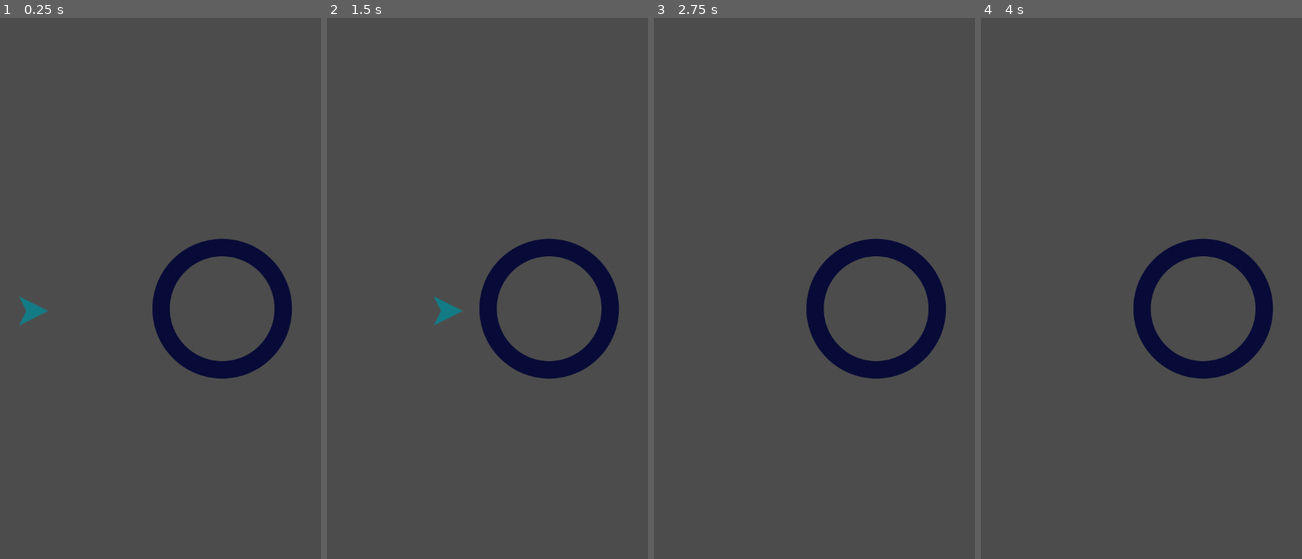
Above: before the commit, frames 1-4 (left to right).
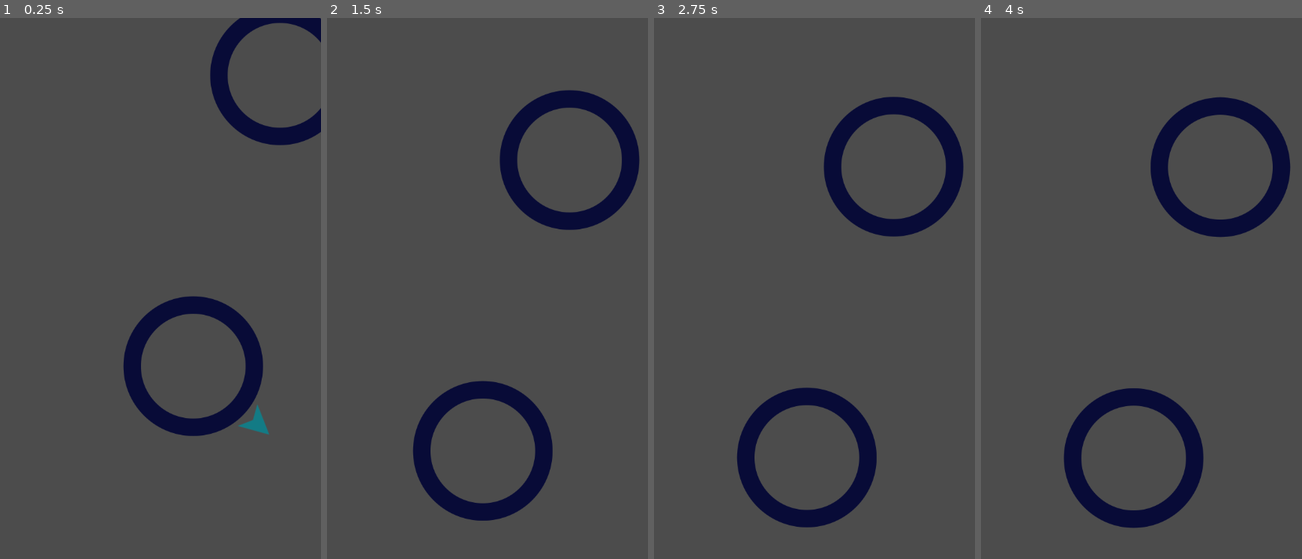
Above: after the commit, the same moments.

Repository: iustin-nita/Godot-Mobile-Game
Game: Godot game, scene res://Main.tscn
Same seed, same stepped clock (60 frames per second), same inputs: the game is played once before the commit and once after it. Before the commit the project has no main scene; this scene is started directly in both runs.
Inputs (mouse positions are in pixels of both pictures, inside the frame that each line leads up to):
- Up to frame 1 (0.25 s): no input
- Up to frame 2 (1.5 s): move the mouse to (554, 288) at 0.52 s; click (554, 288) at 0.67 s; move the mouse to (410, 348) at 1.27 s; click (410, 348) at 1.42 s
- Up to frame 3 (2.75 s): move the mouse to (840, 185) at 2.02 s; click (840, 185) at 2.17 s
- Up to frame 4 (4 s): tap Enter at 2.75 s; move the mouse to (1115, 439) at 2.77 s; click (1115, 439) at 2.92 s; tap Space at 3.5 s; move the mouse to (1234, 407) at 3.52 s; click (1234, 407) at 3.67 s

The runs differ from the first frame. In frame 1, 9.9% of the frame differs, in the area x 6-100%, y 0-78%; in frame 2, 12%, in the area x 26-98%, y 13-93%; in frame 3, 12%; in frame 4, 12%.

Commit message:
create basic game mechanic

Diff:
--- /dev/null
+++ b/Main.gd
@@ -0,0 +1,34 @@
+extends Node
+
+var Circle = preload("res://objects/Circle.tscn")
+var Jumper = preload("res://objects/Jumper.tscn")
+
+var player
+
+func _ready():
+	randomize()
+	new_game()
+
+func new_game():
+	$Camera2D.position = $StartingPosition.position
+	player = Jumper.instance()
+	player.position = $StartingPosition.position
+	add_child(player)
+	player.connect("captured", self, "_on_Jumper_captured")
+	spawn_circle($StartingPosition.position)
+
+func spawn_circle(_position=null):
+	var c = Circle.instance()
+	if !_position:
+		var x = rand_range(-150, 150)
+		var y = rand_range(-500, -400)
+		_position = player.target.position + Vector2(x,y)
+
+	add_child(c)
+	c.init(_position)
+
+func _on_Jumper_captured(object):
+	$Camera2D.position = object.position
+	# can't call directly spawn_circle() because we are
+	# changing the physics state during physics processing
+	call_deferred("spawn_circle")
--- a/Main.tscn
+++ b/Main.tscn
@@ -1,12 +1,16 @@
-[gd_scene load_steps=3 format=2]
+[gd_scene load_steps=2 format=2]
 
-[ext_resource path="res://objects/Jumper.tscn" type="PackedScene" id=1]
-[ext_resource path="res://objects/Circle.tscn" type="PackedScene" id=2]
+[ext_resource path="res://Main.gd" type="Script" id=1]
 
 [node name="Main" type="Node"]
+script = ExtResource( 1 )
 
-[node name="Jumper" parent="." instance=ExtResource( 1 )]
-position = Vector2( 45.3241, 417.294 )
+[node name="StartingPosition" type="Position2D" parent="."]
+position = Vector2( 339.149, 414.168 )
 
-[node name="Circle" parent="." instance=ExtResource( 2 )]
-position = Vector2( 339.149, 414.168 )
+[node name="Camera2D" type="Camera2D" parent="."]
+position = Vector2( 242.854, 632.006 )
+offset = Vector2( 0, -200 )
+current = true
+smoothing_enabled = true
+smoothing_speed = 2.0
--- a/objects/Circle.gd
+++ b/objects/Circle.gd
@@ -5,10 +5,8 @@
 var radius = 100
 var rotation_speef = PI
 
-func _ready():
-	init()
-
-func init(_radius = radius):
+func init(_position, _radius = radius):
+	position = _position
 	radius = _radius
 	$CollisionShape2D.shape = $CollisionShape2D.shape.duplicate()
 	$CollisionShape2D.shape.radius = radius
--- a/objects/Jumper.gd
+++ b/objects/Jumper.gd
@@ -1,4 +1,6 @@
 extends Area2D
+
+signal captured
 
 var velocity = Vector2(100,0) # start value for testing
 var jump_speed = 1000
@@ -15,6 +17,7 @@
 func _on_Jumper_area_entered(area):
 	target = area
 	velocity = Vector2.ZERO
+	emit_signal("captured", area)
 
 # Called every frame. 'delta' is the elapsed time since the previous frame.
 func _physics_process(delta):
--- a/project.godot
+++ b/project.godot
@@ -16,6 +16,7 @@
 [application]
 
 config/name="CircleJump"
+run/main_scene="res://Main.tscn"
 config/icon="res://icon.png"
 
 [display]
